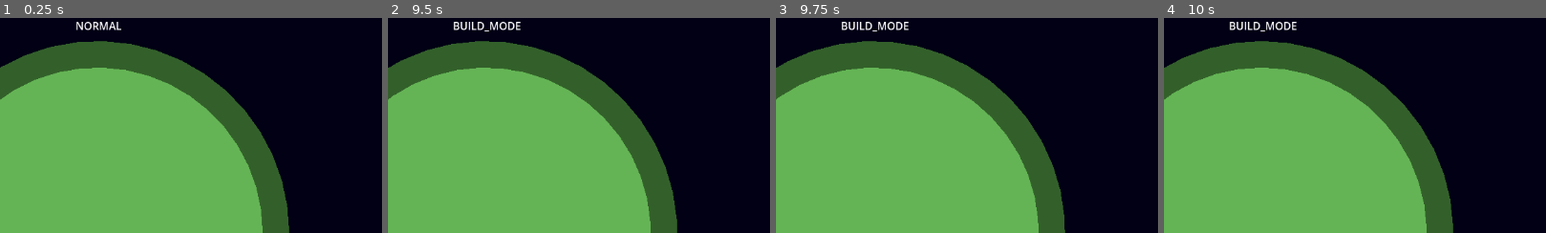
Above: before the commit, frames 1-4 (left to right).
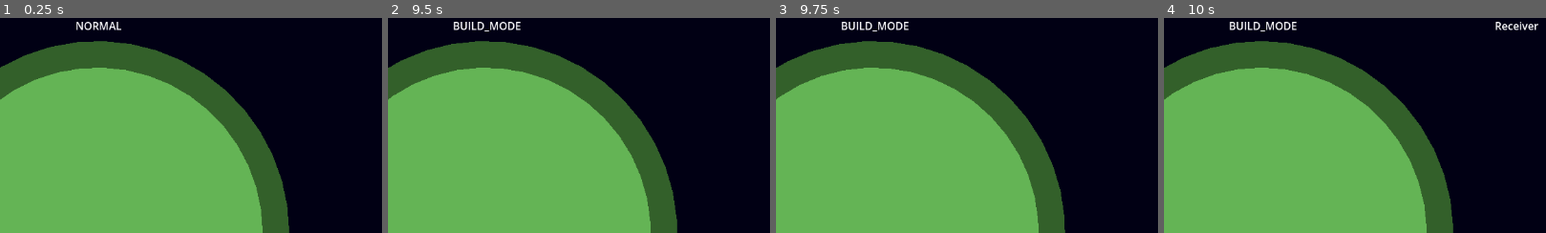
Above: after the commit, the same moments.

Repository: Hotdogomaster/No-Space-Left
Game: Godot game, scene res://Scenes/Main/main.tscn
Two runs of this game, one before a commit and one after it. Both use one fixed random seed, a clock stepped at 60 frames per second and the inputs below.
Inputs (mouse positions are % of the whole screen's width and height, from its top left):
- Up to frame 1 (0.25 s): no input
- Up to frame 2 (9.5 s): tap Enter at 0.5 s; move the mouse to (72, 45) at 0.52 s; press the mouse at (72, 45) at 0.53 s; hold D (Rotate_right) 0.53-1.28 s; tap 5 at 0.8, 1.35, 2.3, 3.8, 5.1, 6.8, 8.3 s; move the mouse to (30, 55) at 1.27 s; release the mouse at (30, 55) at 1.28 s; hold A (Rotate_left) 1.28-2.03 s; click (30, 55) at 1.55 s; move the mouse to (60, 28) at 2.02 s; press the mouse at (60, 28) at 2.03 s; hold D (Rotate_right) 2.03-3.53 s; move the mouse to (45, 70) at 2.77 s; release the mouse at (45, 70) at 2.78 s; right-click (45, 70) at 2.85 s; click (45, 70) at 3.05 s; move the mouse to (80, 65) at 3.52 s; hold A (Rotate_left) 3.53-5.78 s; tap Mouse wheel up (Zoom_in) at 3.6 s; move the mouse to (20, 35) at 4.27 s; tap Mouse wheel down (Zoom_out) at 4.35 s; click (20, 35) at 4.55 s; move the mouse to (55, 50) at 5.02 s; move the mouse to (35, 25) at 5.77 s; hold D (Rotate_right) 5.78-8.03 s; tap 1 at 5.85 s; click (35, 25) at 6.05 s; move the mouse to (72, 45) at 6.52 s; tap 2 at 6.6 s; move the mouse to (30, 55) at 7.27 s; tap 3 at 7.35 s; click (30, 55) at 7.55 s; move the mouse to (60, 28) at 8.02 s; hold A (Rotate_left) from 8.03 s (still down); tap 4 at 8.1 s; move the mouse to (45, 70) at 8.77 s; tap Q at 8.85 s; click (45, 70) at 9.05 s
- Up to frame 3 (9.75 s): move the mouse to (80, 65) at 9.52 s; release A (Rotate_left) at 9.53 s; press the mouse at (80, 65) at 9.53 s; hold D (Rotate_right) from 9.53 s (still down)
- Up to frame 4 (10 s): keep holding D (Rotate_right); tap 5 at 9.8 s
The pictures show only the part of the screen within x 37-87%, y 0-50%; the shares and areas given below are measured in that part.

Frames 1-3 are identical in both runs. In frame 4, 0.3% of the frame differs, in the area x 86-98%, y 1-6%.

Commit message:
New Structures
Agora temos o Receiver e a Catapult.

Diff:
--- /dev/null
+++ b/Scenes/Structures/catapult.tscn
@@ -0,0 +1,22 @@
+[gd_scene load_steps=5 format=3 uid="uid://b41bwfpe01nkv"]
+
+[ext_resource type="Script" path="res://Scripts/Objects/Structures/Catapult.gd" id="1_v45le"]
+[ext_resource type="Script" path="res://Scripts/Resources/Modules/Modules.gd" id="2_o0rk4"]
+[ext_resource type="Script" path="res://Scripts/Resources/Modules/Inventory.gd" id="3_sv7po"]
+
+[sub_resource type="Resource" id="Resource_40kr6"]
+script = ExtResource("3_sv7po")
+max_contents = 7
+accepts_inputs = true
+
+[node name="Catapult" type="Node2D"]
+script = ExtResource("1_v45le")
+Sname = "Catapult"
+item_transfer_rate = 7
+min_output_range = 3
+max_output_range = 5
+modules = Array[ExtResource("2_o0rk4")]([SubResource("Resource_40kr6")])
+
+[node name="Polygon2D" type="Polygon2D" parent="."]
+color = Color(0.593516, 0.480481, 0.246867, 1)
+polygon = PackedVector2Array(-38.5, 0, 38.5, 0, 38.5, -30, 0, -50, -38.5, -30)
--- a/Scenes/Structures/drill.tscn
+++ b/Scenes/Structures/drill.tscn
@@ -6,17 +6,17 @@
 
 [sub_resource type="Resource" id="Resource_1518r"]
 script = ExtResource("4_wde77")
-max_contents = 10
+max_contents = 25
 accepts_inputs = true
 
 [node name="Drill" type="Node2D"]
 script = ExtResource("1_ppmbp")
-mine_time = 2
+mine_time = 4
 Sname = "Drill"
-item_transfer_rate = 2
+item_transfer_rate = 5
 accepts_input = false
 modules = Array[ExtResource("3_vqx52")]([SubResource("Resource_1518r")])
 
 [node name="Polygon2D" type="Polygon2D" parent="."]
 color = Color(0.227451, 0.364706, 1, 1)
-polygon = PackedVector2Array(-42.5, 0, 42.5, 0, 42.5, -100, -42.5, -100)
+polygon = PackedVector2Array(-39.5, 0, 39.5, 0, 39.5, -90, -39.5, -90)
--- a/Scenes/Structures/furnace.tscn
+++ b/Scenes/Structures/furnace.tscn
@@ -8,14 +8,14 @@
 
 [sub_resource type="Resource" id="Resource_fq7tp"]
 script = ExtResource("5_a3dgg")
-max_contents = 10
+max_contents = 20
 accepts_inputs = true
 
 [node name="Furnace" type="Node2D"]
 script = ExtResource("1_04r8f")
 recipes = Array[ExtResource("2_vhalq")]([ExtResource("3_wc6ab")])
 Sname = "Basic Furnace"
-item_transfer_rate = 2
+item_transfer_rate = 5
 modules = Array[ExtResource("4_0hqb6")]([SubResource("Resource_fq7tp")])
 
 [node name="Polygon2D" type="Polygon2D" parent="."]
--- a/Scenes/Structures/pipe.tscn
+++ b/Scenes/Structures/pipe.tscn
@@ -6,13 +6,13 @@
 
 [sub_resource type="Resource" id="Resource_2adlg"]
 script = ExtResource("3_d1ren")
-max_contents = 10
+max_contents = 20
 accepts_inputs = true
 
 [node name="Pipe" type="Node2D"]
 script = ExtResource("1_0bafl")
 Sname = "Item Pipe"
-item_transfer_rate = 5
+item_transfer_rate = 10
 max_outputs = 2
 modules = Array[ExtResource("2_i66nj")]([SubResource("Resource_2adlg")])
 
--- /dev/null
+++ b/Scenes/Structures/receiver.tscn
@@ -0,0 +1,20 @@
+[gd_scene load_steps=5 format=3 uid="uid://snayxa107jaa"]
+
+[ext_resource type="Script" path="res://Scripts/Objects/Structures/Receiver.gd" id="1_qfuen"]
+[ext_resource type="Script" path="res://Scripts/Resources/Modules/Modules.gd" id="2_cek3m"]
+[ext_resource type="Script" path="res://Scripts/Resources/Modules/Inventory.gd" id="3_tae3t"]
+
+[sub_resource type="Resource" id="Resource_qxo1l"]
+script = ExtResource("3_tae3t")
+max_contents = 30
+accepts_inputs = true
+
+[node name="Receiver" type="Node2D"]
+script = ExtResource("1_qfuen")
+Sname = "Receiver"
+item_transfer_rate = 10
+modules = Array[ExtResource("2_cek3m")]([SubResource("Resource_qxo1l")])
+
+[node name="Polygon2D" type="Polygon2D" parent="."]
+color = Color(0.53576, 0.745105, 0.862779, 1)
+polygon = PackedVector2Array(-38, 0, 38, 0, 38, -50, 15, -38, -15, -38, -38, -50)
--- a/Scripts/Objects/Structure.gd
+++ b/Scripts/Objects/Structure.gd
@@ -9,7 +9,7 @@
 @export var item_transfer_rate: int = 1
 @export var accepts_input: bool = true
 
-@export var output_offset: Array[Vector2i] #até 2 outputs
+var output_offset: Array[Vector2i] = []#até 2 outputs
 @export var max_outputs: int = 1
 @export var min_output_range: int = 1
 @export var max_output_range: int = 1
@@ -69,6 +69,9 @@
 
 func calculate_amount(target: Inventory, item: Item) -> int:
 	var amount_remeaning = target.max_contents - target.contents[item]
+	if !get_inventory().contents.has(item):
+		return 0
+
 	var amount_avalible = get_inventory().contents[item]
 
 
@@ -89,3 +92,6 @@
 func try_output_items(item: Item):
 	for output in output_offset:
 			push_item(output, item)
+
+func check_offset(pos: Vector2i):
+	return true
--- /dev/null
+++ b/Scripts/Objects/Structures/Catapult.gd
@@ -0,0 +1,35 @@
+extends Structure
+class_name Catapult
+
+var cooldown: int
+
+var locked_item: Item = null
+
+@export var time_to_shot: int = 3
+# Called when the node enters the scene tree for the first time.
+
+func check_offset(pos: Vector2i):
+	if planet.get_structure(pos) == null:
+		if !output_offset.is_empty():
+			output_offset.clear()
+		return false
+	if planet.get_structure(pos).Sname != "Receiver":
+		if !output_offset.is_empty():
+			output_offset.clear()
+		return false
+	return true
+
+func can_receive_item(item):
+	return locked_item == item
+
+func _ready() -> void:
+	pass # Replace with function body.
+
+
+# Called every frame. 'delta' is the elapsed time since the previous frame.
+func _process(delta: float) -> void:
+
+	cooldown = clamp(cooldown+1, 0, time_to_shot)
+	if locked_item != null and get_inventory().contents[locked_item] == get_inventory().max_contents:
+		if cooldown == time_to_shot:
+			try_output_items(locked_item)
--- /dev/null
+++ b/Scripts/Objects/Structures/Receiver.gd
@@ -0,0 +1,2 @@
+extends Pipe
+class_name Receiver
--- a/Scripts/Objects/main.gd
+++ b/Scripts/Objects/main.gd
@@ -2,7 +2,8 @@
 
 @export var planet: VirtualPlanet
 
-var structure_construction: Array = ["res://Scenes/Structures/drill.tscn", "res://Scenes/Structures/furnace.tscn", "res://Scenes/Structures/pipe.tscn"]
+var structure_construction: Array = ["res://Scenes/Structures/drill.tscn", "res://Scenes/Structures/furnace.tscn", "res://Scenes/Structures/pipe.tscn",
+"res://Scenes/Structures/catapult.tscn", "res://Scenes/Structures/receiver.tscn"]
 var structure_selected: PackedScene
 
 signal get_config(structure: Structure)
@@ -121,6 +122,9 @@
 		if offset_range > struct.max_output_range:
 			return
 
+		if !struct.check_offset(get_tile_from_mouse()):
+			return
+
 		if struct.max_outputs == 2:
 
 			struct.output_offset.resize(output_index+1)
@@ -137,6 +141,7 @@
 
 
 func click():
+	print(last_structure)
 	if Input.is_action_pressed("Left_Click"):
 		if selected_mode == "BUILD_MODE":
 
@@ -154,7 +159,7 @@
 				try_output(structure_config)
 	if Input.is_action_just_released("Left_Click"):
 		if selected_mode == "BUILD_MODE":
-
+			print("ANULADO!")
 			last_structure = null
 
 func change_mode(mode: String):
@@ -187,6 +192,9 @@
 				select_structure(3)
 			KEY_4:
 				select_structure(4)
+			KEY_5:
+				select_structure(5)
+
 			KEY_Q:
 				change_mode(modes[1])
 			KEY_ESCAPE:
